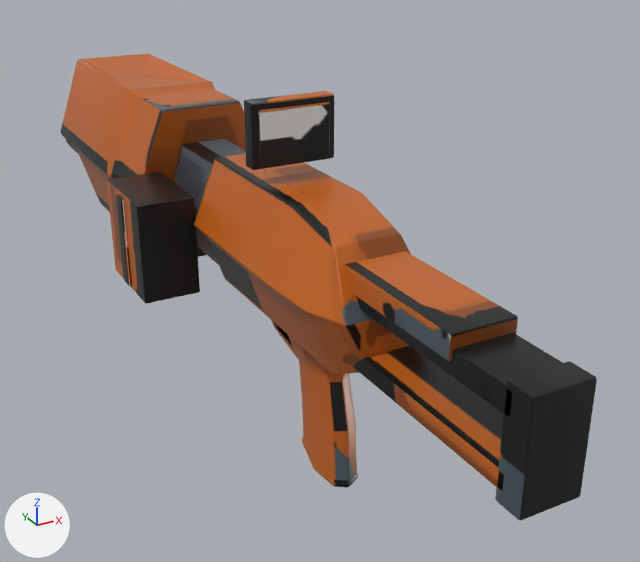
Two versions of the Blender file tools/cq_assets/modular_authoring/massacre.blend, one commit apart.
Rendered twice from a 50 mm lens placed at (-0.321, -0.582, 0.389), pointed at (0.059, 0.109, 0.044). Every picture has the same lights, and +X, +Y and +Z are marked at lower left. The older version comes first.

Names of what the first picture shows: 'InsertedAmmo', 'massacre'.
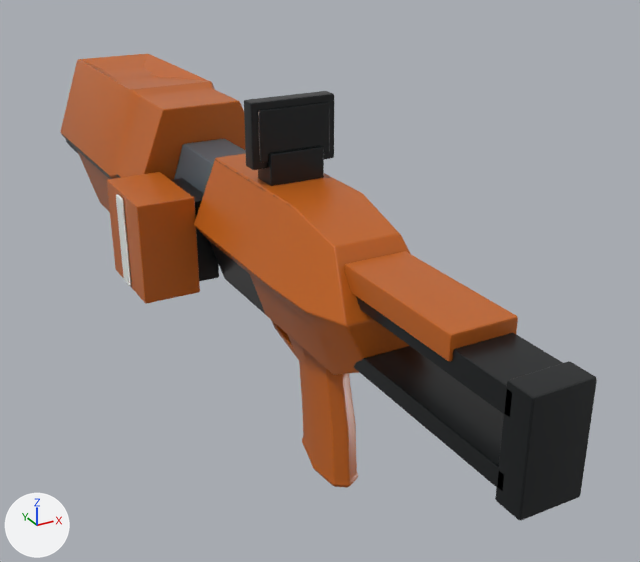
Where the change shows, as pixel boxes (x1, y1, x2, y2) in the pictures (640 x 562 px):
part 1 of me_receiver_001, added
    after: (258, 146, 324, 186)
part 2 of me_receiver_001, added
    after: (171, 178, 219, 281)
part 3 of me_receiver_001, surface changed
    both: (61, 59, 527, 520)
part 4 of me_receiver_003, surface changed (lighter)
    both: (107, 172, 200, 303)

What the commit changed:
me_receiver_001 is used by ob_massacre; location (0.0, 0.0, 0.0).
me_receiver_001 had 1828 vertices, 1823 faces and spanned x -0.077..0.077, y -0.277..0.614, z -0.077..0.239.
me_receiver_001 now has 1940 vertices, 1931 faces and spans x -0.077..0.077, y -0.277..0.614, z -0.077..0.239.
me_receiver_001 part 1: the loose piece of 56 vertices spanning x -0.038..0.038, y 0.045..0.06, z 0.185..0.239 is copied, and the copy is scaled about its middle by (0.643, 1.89, 0.767), then moved by (0.0, 0.0, -0.035); it spans x -0.024..0.024, y 0.039..0.066, z 0.156..0.198.
me_receiver_001 part 2: a new loose piece of 56 vertices spanning x -0.07..-0.028, y 0.151..0.227, z 0.049..0.13, in mat_massacre_baked (picture img_massacre_albedo).
me_receiver_001 part 3: 1681 kept faces spanning x -0.077..0.077, y -0.277..0.614, z -0.077..0.239 get new texture (UV) coordinates.
me_receiver_003 has 112 vertices, 108 faces and spans x -0.0287..0.0287, y -0.0464..0.0464, z -0.0473..0.0473.
me_receiver_003 is used by ob_insertedammo; location (-0.08, 0.189, 0.089).
me_receiver_003 part 4: texture (UV) coordinates of 108 of 108 faces, centred in x -0.0287..0.0287, y -0.0464..0.0464, z -0.0473..0.0473, changed; they spanned u 0.0..1.0, v 0.08..0.99 and now span u 0.0..0.98, v 0.0..0.96.
